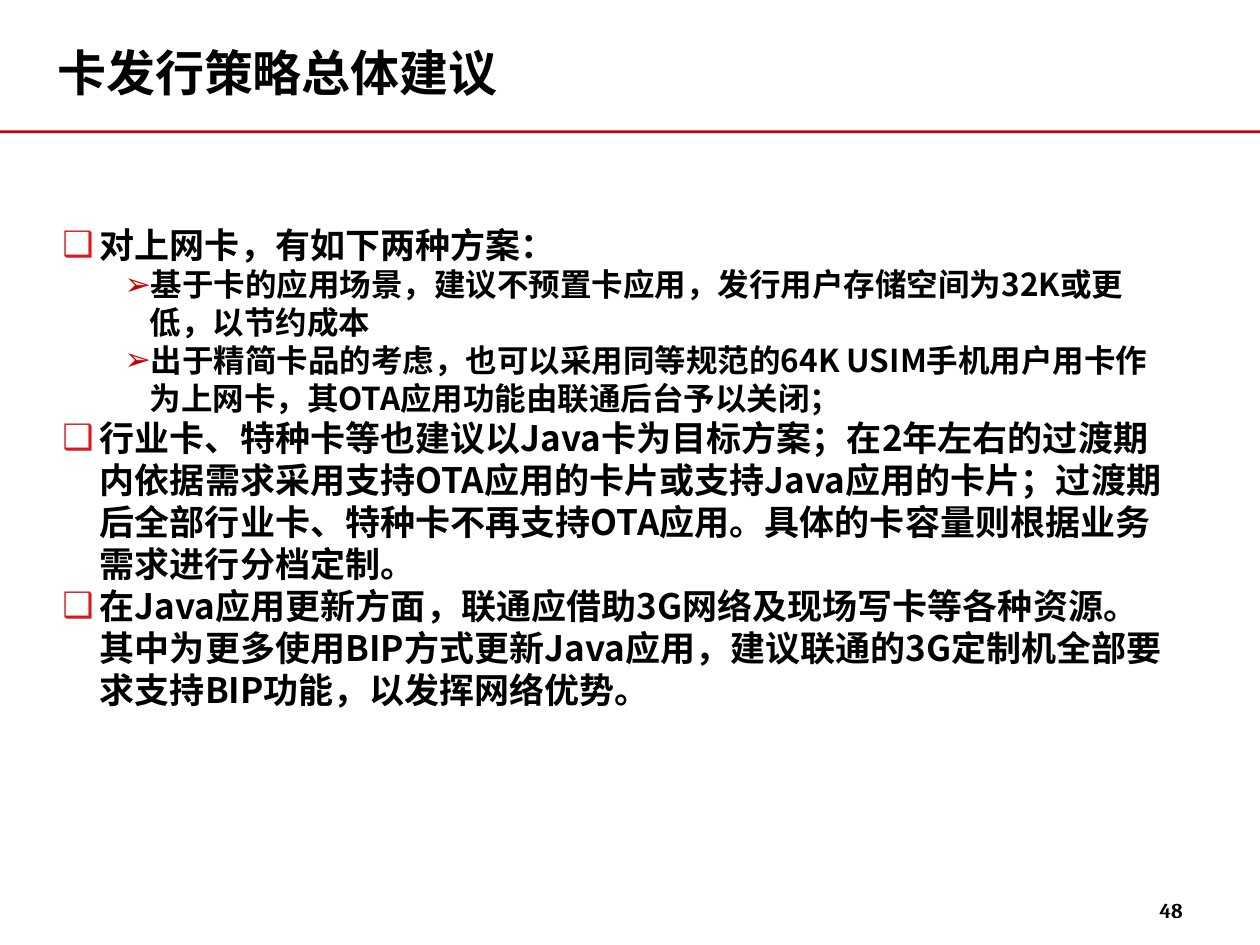
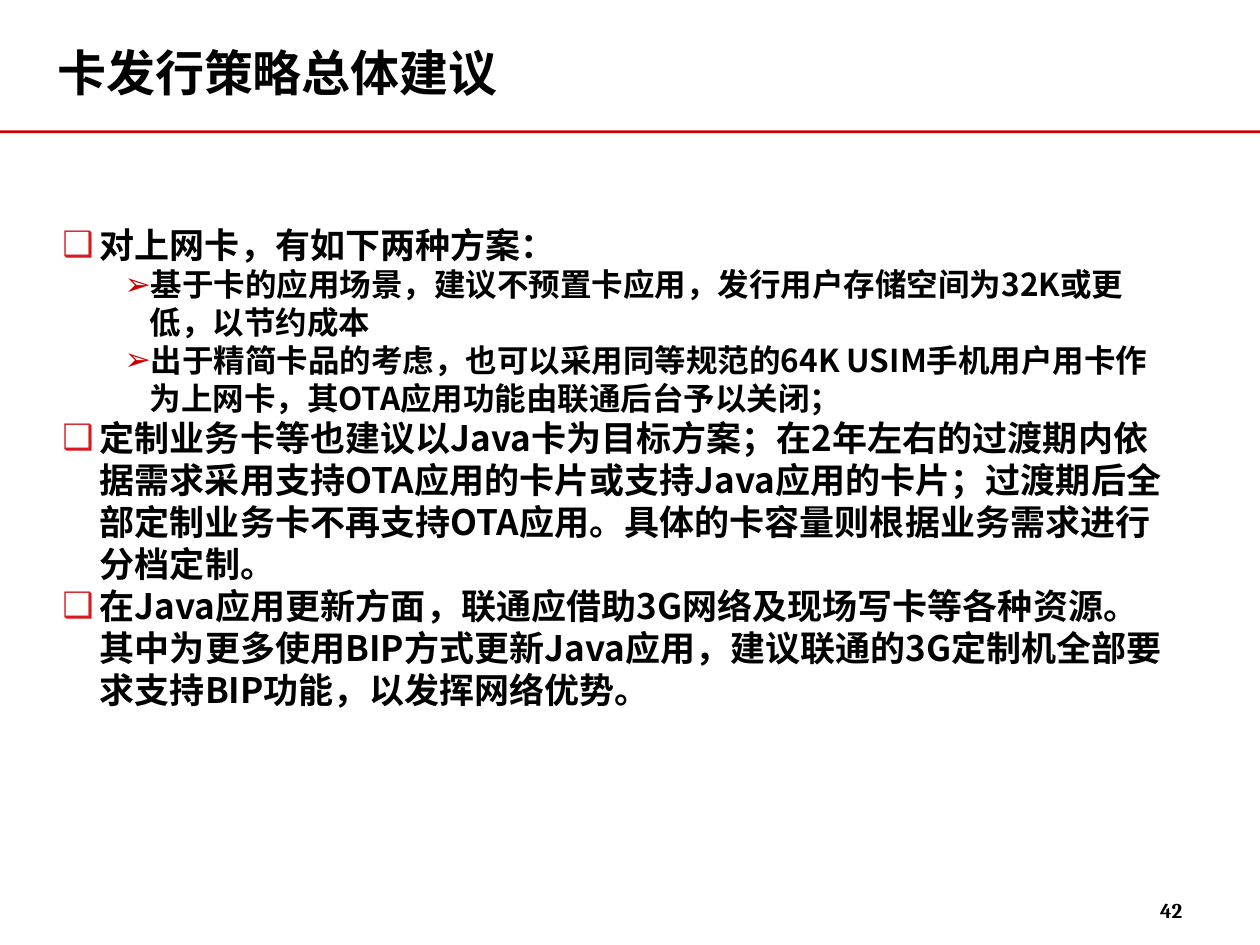
Before and after one commit to momo1101/unicardsrch, a slide deck: slide 42 of 软课题文本/软课题-中国联通电信卡业务及策略研究.ppt (slide 48 before the commit). Drawn at 1260x945 pixels with LibreOffice and Linux fonts; fonts in the diff are those of the drawing; background and template pictures are left out. Boxes give left, top, right and bottom in pixels: in the first picture for what was removed or moved away, otherwise in the second. Text is boxed around its words. In the diff, an @@ line names an element or a change of style, - is before the commit and + after.

```diff
--- a/软课题文本/软课题-中国联通电信卡业务及策略研究.ppt
+++ b/软课题文本/软课题-中国联通电信卡业务及策略研究.ppt
@@ text at (100,421,1161,580): text changed @@
-❑ 行业卡、特种卡等也建议以Java卡为目标方案；在2年左右的过渡期内依据需求采用支持OTA应用的卡片或支持Java应用的卡片；过渡期后全部行业卡、特种卡不再支持OTA应用。具体的卡容量则根据业务需求进行分档定制。
+❑ 定制业务卡等也建议以Java卡为目标方案；在2年左右的过渡期内依据需求采用支持OTA应用的卡片或支持Java应用的卡片；过渡期后全部定制业务卡不再支持OTA应用。具体的卡容量则根据业务需求进行分档定制。
@@ page number at (1160,903,1182,918): text changed @@
-48
+42
```
Also in this commit, not shown: 10 other slides changed, 6 slides removed.
